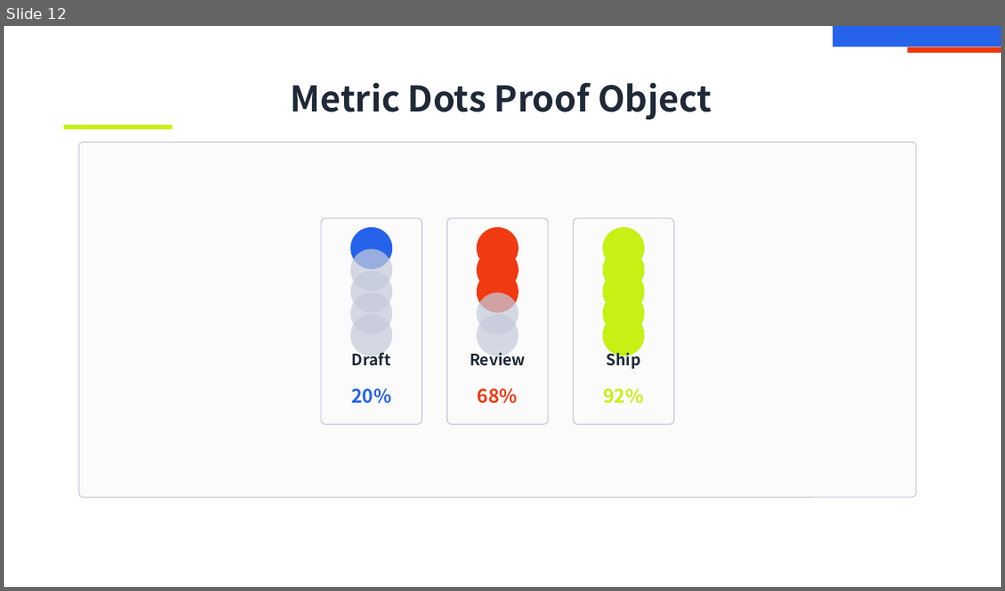
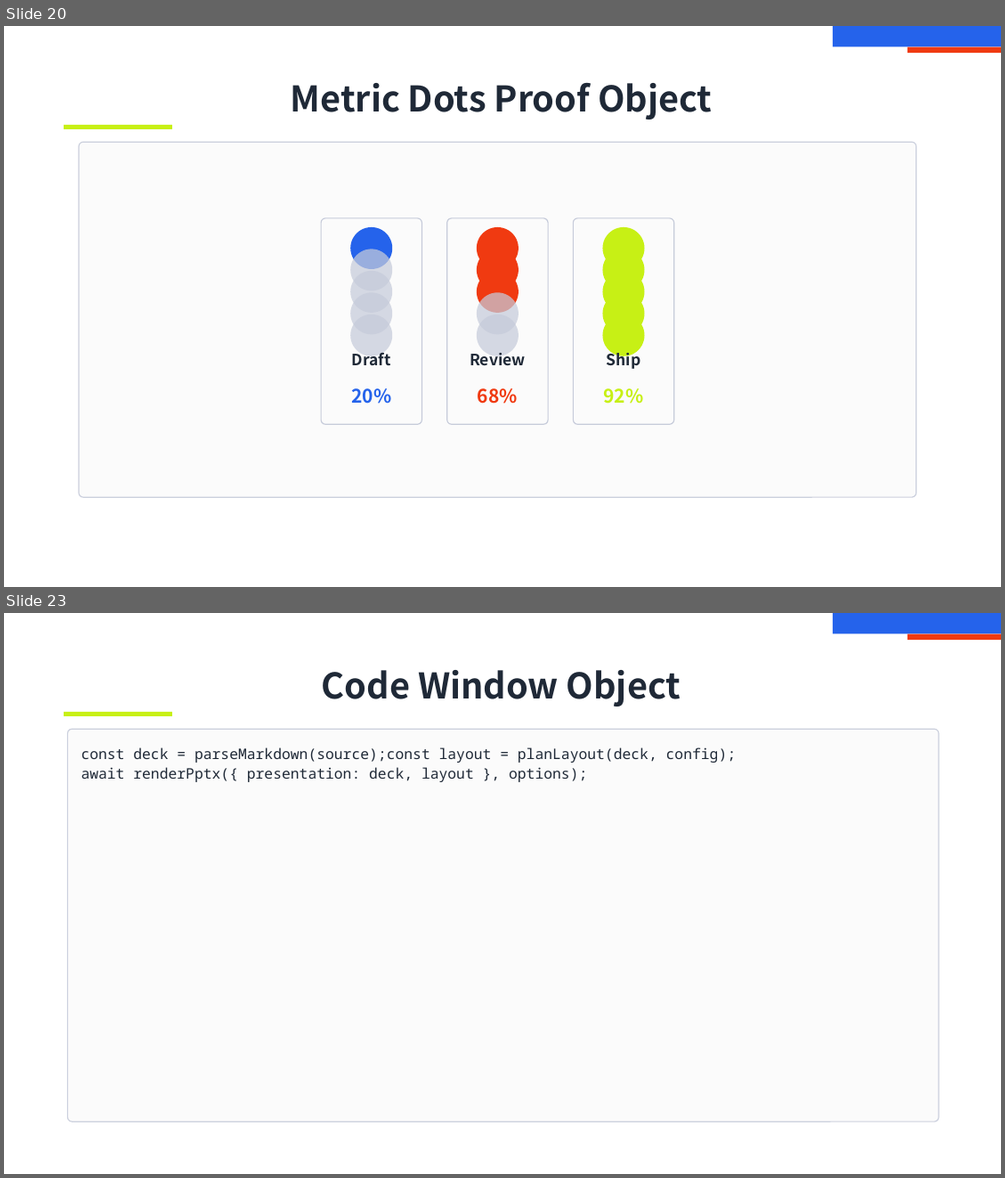
Before and after one commit to ch040602/mdpr-skill, a slide deck: artifacts/intro-decks/element-catalog/deck.pptx. Shown one above the other, each under a label of ours: slide 12 before the commit, slides 20 and 23 after it; the slides between them are not shown. The pictures are 1005x591 and 1005x1178 pixels, drawn with LibreOffice and Linux fonts; fonts in the diff are those of the drawing. Boxes give left, top, right and bottom in pixels: in the first picture for what was removed or moved away, otherwise in the second. Text is boxed around its words. In the diff, an @@ line names an element or a change of style, - is before the commit and + after.

Commit message:
Expand MDPR object catalog deck

```diff
--- a/artifacts/intro-decks/element-catalog/deck.pptx
+++ b/artifacts/intro-decks/element-catalog/deck.pptx
@@ slide 23 added at bbox=[4, 613, 1001, 1174], background #FFFFFF @@
@@ rectangle added at bbox=[833, 613, 1001, 634], fill #2563EB @@
@@ rectangle added at bbox=[907, 634, 1001, 640], fill #F03A11 @@
@@ text added at bbox=[322, 670, 680, 706], 34 pt, text #1F2937, bold @@
+Code Window Object
@@ rectangle added at bbox=[64, 712, 172, 716], fill #C7F015 @@
@@ rounded rectangle added at bbox=[67, 729, 938, 1121], fill #FBFBFB, outline #C6CBDA 1 pt @@
@@ text added at bbox=[81, 747, 736, 782], 14 pt, text #1F2937 @@
+const deck = parseMarkdown(source);const layout = planLayout(deck, config);
+await renderPptx({ presentation: deck, layout }, options);
@@ what was slide 12 is now slide 20 @@
```
Also in this commit, not shown: 7 slides changed, 14 other slides added, 1 slide removed, 36 other files.
